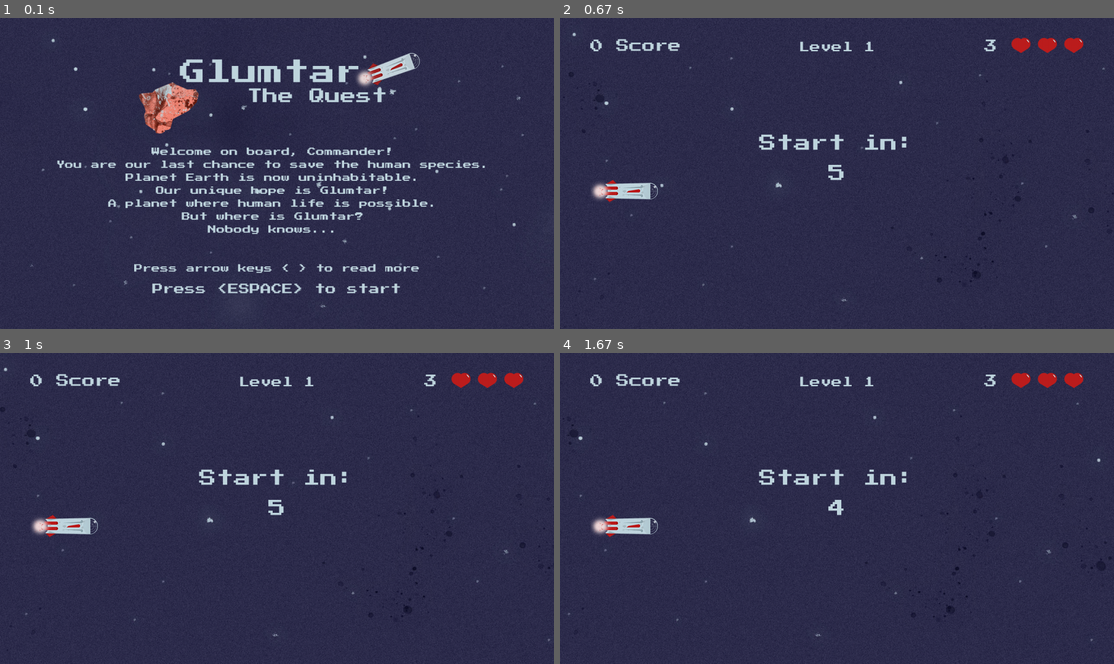
Above: before the commit, frames 1-4 (two rows, left to right).
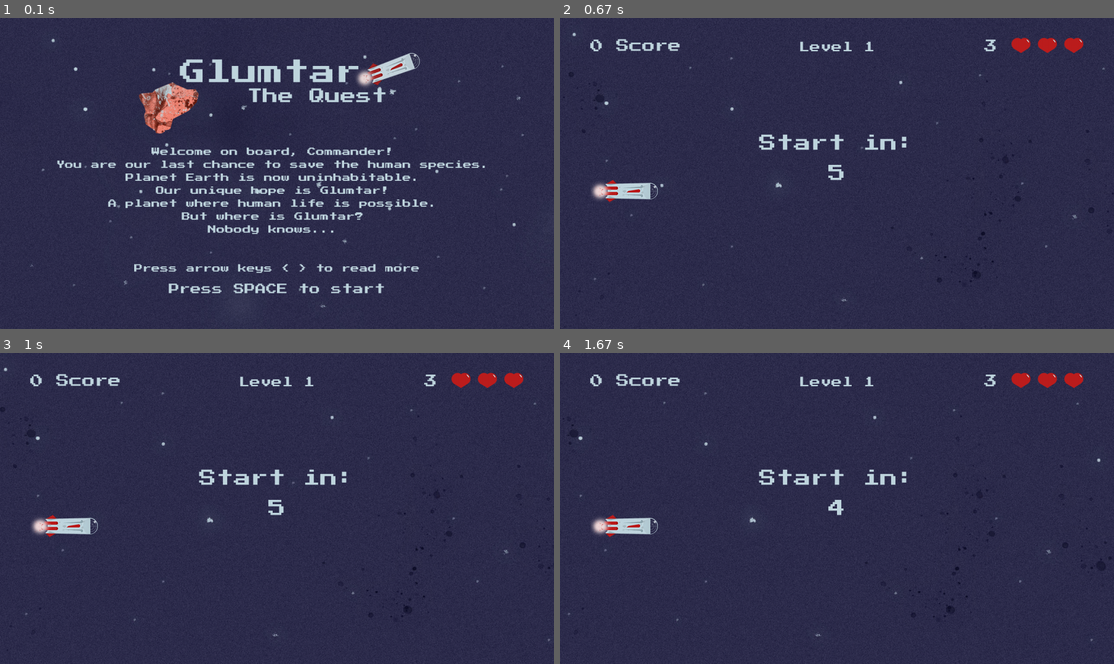
Above: after the commit, the same moments.

Repository: AdrianFSN/proyecto-final-pygame-quest
Game: pygame game, started from main.py
Two runs of this game, one before a commit and one after it. Both use one fixed random seed, a clock stepped at 60 frames per second and the inputs below.
Inputs:
- Up to frame 1 (0.1 s): no input
- Up to frame 2 (0.67 s): tap Space at 0.33 s
- Up to frame 3 (1 s): no input
- Up to frame 4 (1.67 s): no input

The runs differ from the first frame. In frame 1, 0.8% of the frame differs, in the area x 27-73%, y 85-89%; in frame 2, nothing differs; in frame 3, nothing differs; in frame 4, nothing differs.

Commit message:
chore: corrijo typos

Diff:
--- a/glumtar/__init__.py
+++ b/glumtar/__init__.py
@@ -40,6 +40,6 @@
 
 # Triggers and countdowns times
 COUNTDOWN_TIME = 1000
-GO_TO_RECORDS_DELAY = 7000
+GO_TO_RECORDS_DELAY = 6000
 METEO_FREQUENCY_LEVEL1 = 1000
-METEO_FREQUENCY_LEVEL2 = 500
+METEO_FREQUENCY_LEVEL2 = 600
--- a/glumtar/bestscores.py
+++ b/glumtar/bestscores.py
@@ -1,7 +1,7 @@
 import os
 import pygame
 from pygame.locals import *
-from . import BOTTOM_MARGIN_LIMIT, COLUMBIA_BLUE, DEFAULT_POS_Y, FONT, FONT_SIZE, FPS, HEIGHT, TOP_MARGIN_LIMIT, SPACE_CADET, TITLE_FONT_SIZE, WIDTH
+from . import BOTTOM_MARGIN_LIMIT, COLUMBIA_BLUE, CORNELL_RED, DEFAULT_POS_Y, FONT, FONT_SIZE, FPS, HEIGHT, TOP_MARGIN_LIMIT, SPACE_CADET, TITLE_FONT_SIZE, WIDTH
 from . data.messages import Reader
 from . data.db_manager import DBManager
 
@@ -82,7 +82,7 @@
         catch_record = True
         while not self.exit:
             self.clock.tick(FPS)
-            self.screen.fill(SPACE_CADET)
+            self.screen.fill(CORNELL_RED)
             for event in pygame.event.get():
                 if event.type == pygame.QUIT or (event.type == pygame.KEYUP and event.key == pygame.K_ESCAPE) or (event.type == pygame.KEYDOWN and event.key == (pygame.K_0)) or (event.type == pygame.KEYDOWN and event.key == (pygame.K_KP0)):
                     self.kill_game = True
@@ -100,7 +100,6 @@
                         self.activate_box_cursor = True
                     elif self.activate_box_cursor:
                         self.activate_box_cursor = False
-            self.screen.fill(SPACE_CADET)
             self.screen.blit(self.bg_front, (self.bg_front_X, self.bg_front_Y))
             self.screen.blit(self.logo, (self.logo_X, self.logo_Y))
             self.score_board.show_scoreboard(self.screen)
@@ -279,7 +278,7 @@
             self.bg_controller = 0
 
     def add_user_choice_message(self):
-        escape_message = "Press <ESPACE> to start or 0 to quit game"
+        escape_message = "Press SPACE to start or 0 to quit game"
         self.font_style = pygame.font.Font(self.font_route, TITLE_FONT_SIZE)
         title_render = self.font_style.render(
             escape_message, True, COLUMBIA_BLUE)
--- a/glumtar/data/levels.txt
+++ b/glumtar/data/levels.txt
@@ -3,5 +3,5 @@
 Glumtar
 Congratulations, Commander!
 This is the end of the trip!
-Press Espace to keep playing
+Press Space key to keep playing
 Press 0 to Quit$
--- a/glumtar/frontpage.py
+++ b/glumtar/frontpage.py
@@ -98,7 +98,7 @@
             self.bg_controller = 0
 
     def add_escape_message(self):
-        escape_message = "Press <ESPACE> to start"
+        escape_message = "Press SPACE to start"
         self.font_style = pygame.font.Font(self.font_route, TITLE_FONT_SIZE)
         title_render = self.font_style.render(
             escape_message, True, COLUMBIA_BLUE)
--- a/glumtar/game.py
+++ b/glumtar/game.py
@@ -39,7 +39,6 @@
         pygame.mixer.init()
         pygame.mixer.music.load(self.music_route)
         pygame.mixer.music.play(loops=-1)
-        # pygame.mixer.Sound(boom_route).play()
         exit = False
         while not exit:
             self.clock.tick(FPS)
Not shown, changed: README.md
Binary file changed: glumtar/data/best_players.db
